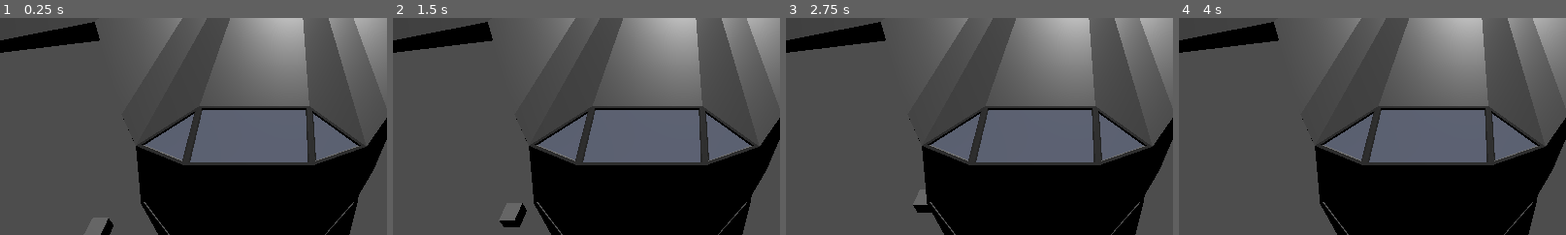
Above: before the commit, frames 1-4 (left to right).
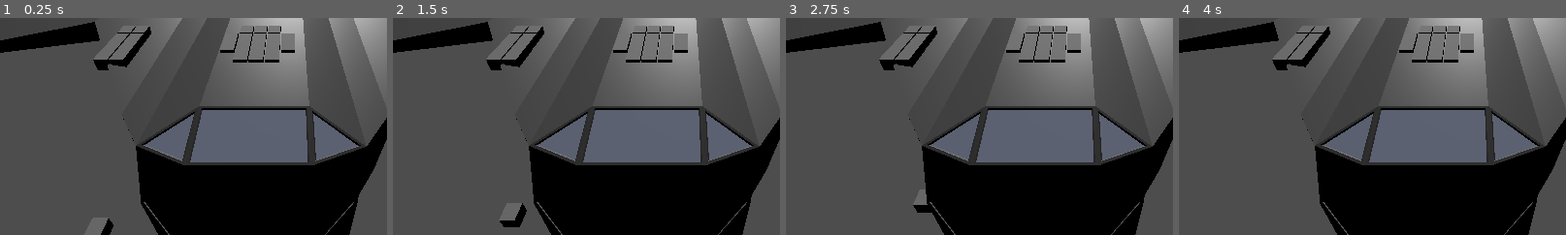
Above: after the commit, the same moments.

Repository: Xwilarg/LudumDare54
Game: Godot game, scene res://Scenes/Main.tscn
Two runs of this game, one before a commit and one after it. Both use one fixed random seed, a clock stepped at 60 frames per second and the inputs below.
Inputs (mouse positions are % of the whole screen's width and height, from its top left):
- Up to frame 1 (0.25 s): no input
- Up to frame 2 (1.5 s): click "Test" at 0.5 s; click "Test" at 1.25 s
- Up to frame 3 (2.75 s): click "Test" at 2 s
- Up to frame 4 (4 s): move the mouse to (72, 45) at 2.77 s; click (72, 45) at 2.92 s; tap Enter at 3.5 s; move the mouse to (30, 55) at 3.52 s; click (30, 55) at 3.67 s
The pictures show only the part of the screen within x 13-62%, y 48-98%; the shares and areas given below are measured in that part.

The runs differ from the first frame. In frame 1, 2.4% of the frame differs, in the area x 24-77%, y 3-25%; in frame 2, 2.4%; in frame 3, 2.4%; in frame 4, 2.4%.
Error before the commit: Invalid call. Nonexistent function 'map' in base 'Nil'. (res://Scripts/GridManager.gd:9)

Commit message:
Update for multiples grids

Diff:
--- a/Scripts/AItem.gd
+++ b/Scripts/AItem.gd
@@ -1,3 +1,7 @@
 extends Node3D
 
 class_name AItem
+
+@export_multiline var raw_shape: String
+
+var shape: PackedStringArray
--- a/Scripts/GridManager.gd
+++ b/Scripts/GridManager.gd
@@ -3,16 +3,17 @@
 const _prefab = preload("res://Scenes/Slot.tscn")
 const _space = .1
 
-@export var grid_ref: Node
+@export var grid_ref: Array[Node]
 
 func _ready():
-	grid_ref.map(Callable(self, "instanciate_slots"))
+	for grid in grid_ref:
+		grid.map(Callable(self, "instanciate_slots"))
 
-func instanciate_slots(x: float, y: float, xLen: int, yLen: int, grid_position: Vector3):
+func instanciate_slots(x: float, z: float, xLen: int, zLen: int, grid_position: Vector3):
 	var elem = _prefab.instantiate()
 	elem.global_position = Vector3(
 		grid_position.x + global_position.x + x + (_space * x) - xLen / 2.0,
 		grid_position.y + global_position.y,
-		grid_position.z + global_position.y + y + (_space * y) - yLen / 2.0
+		grid_position.z + global_position.z + z + (_space * z) - zLen / 2.0
 	)
 	add_child(elem)
